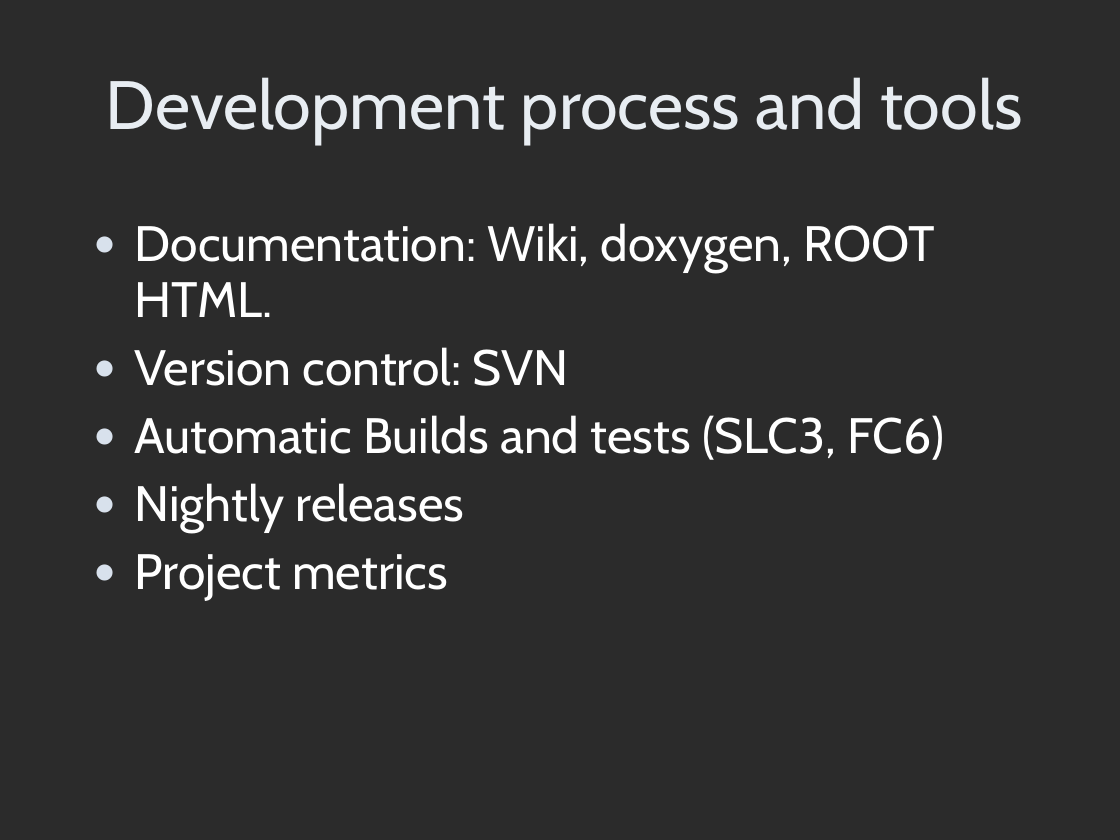
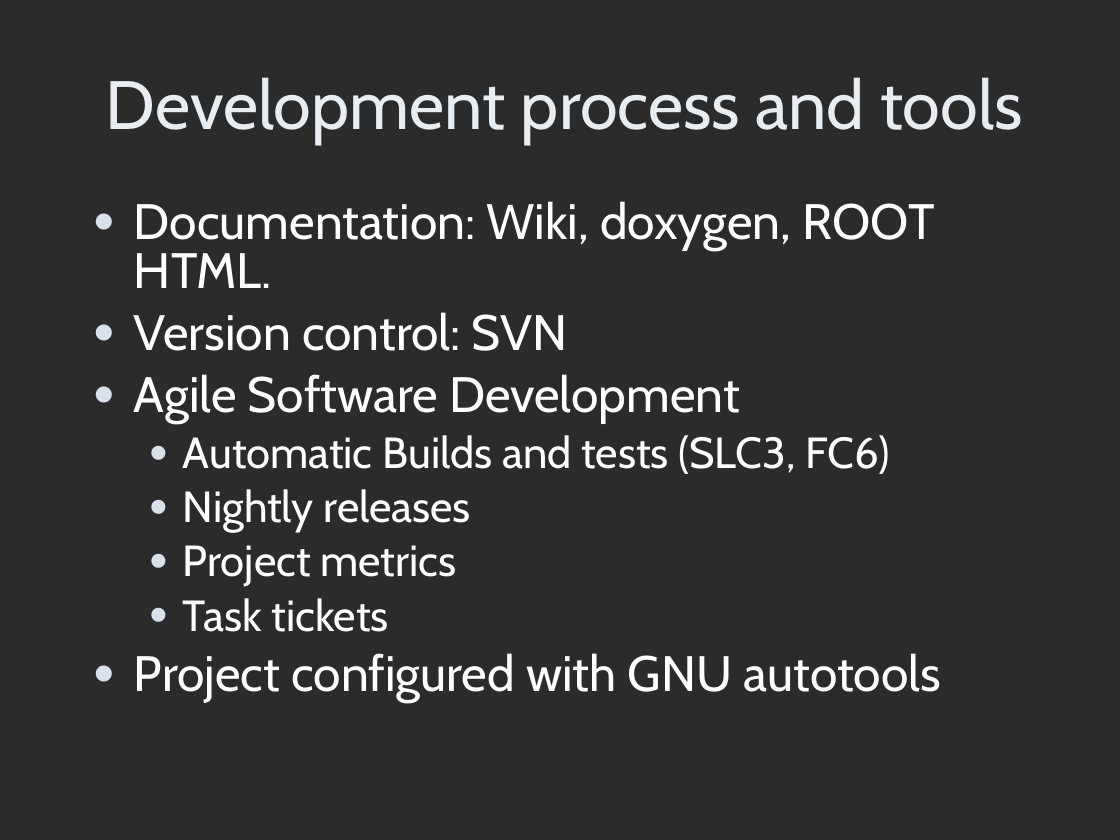
Before and after one commit to AnarManafov/PoDDocumentation, a slide deck: slide 6 of HEPCG-Workshops/2007-Jun/HEPCG-Workshops-2007-Jun(GSI).ppt. Drawn at 1120x840 pixels with LibreOffice and Linux fonts; fonts in the diff are those of the drawing; background and template pictures are left out; a plain dark background stands for a picture behind light text. Boxes give left, top, right and bottom in pixels: in the first picture for what was removed or moved away, otherwise in the second. Text is boxed around its words. In the diff, an @@ line names an element or a change of style, - is before the commit and + after.

```diff
--- a/HEPCG-Workshops/2007-Jun/HEPCG-Workshops-2007-Jun(GSI).ppt
+++ b/HEPCG-Workshops/2007-Jun/HEPCG-Workshops-2007-Jun(GSI).ppt
@@ text "Documentation: Wiki, doxygen, ROOT HTML." moved from (x1=135, y1=223, x2=944, y2=599) to (x1=134, y1=201, x2=941, y2=702) @@
@@ text at (x1=134, y1=201, x2=935, y2=587): size 32 to 28 pt in "Automatic Builds and tests (SLC3, FC6)", "Nightly releases", "Project metrics"; line spacing 0.93 to 0.83; list level 1 to 2 in "Automatic Builds and tests (SLC3, ..."; list level 1 to 2 in "Nightly releases"; list level 1 to 2 in "Project metrics" @@
@@ text at (x1=134, y1=374, x2=740, y2=423): paragraph added @@
+● Agile Software Development
@@ text at (x1=134, y1=598, x2=941, y2=702): paragraphs added @@
+  ● Task tickets
+● Project configured with GNU autotools
```
Also in this commit, not shown: 3 other slides changed, 1 slide added, 1 slide removed.
